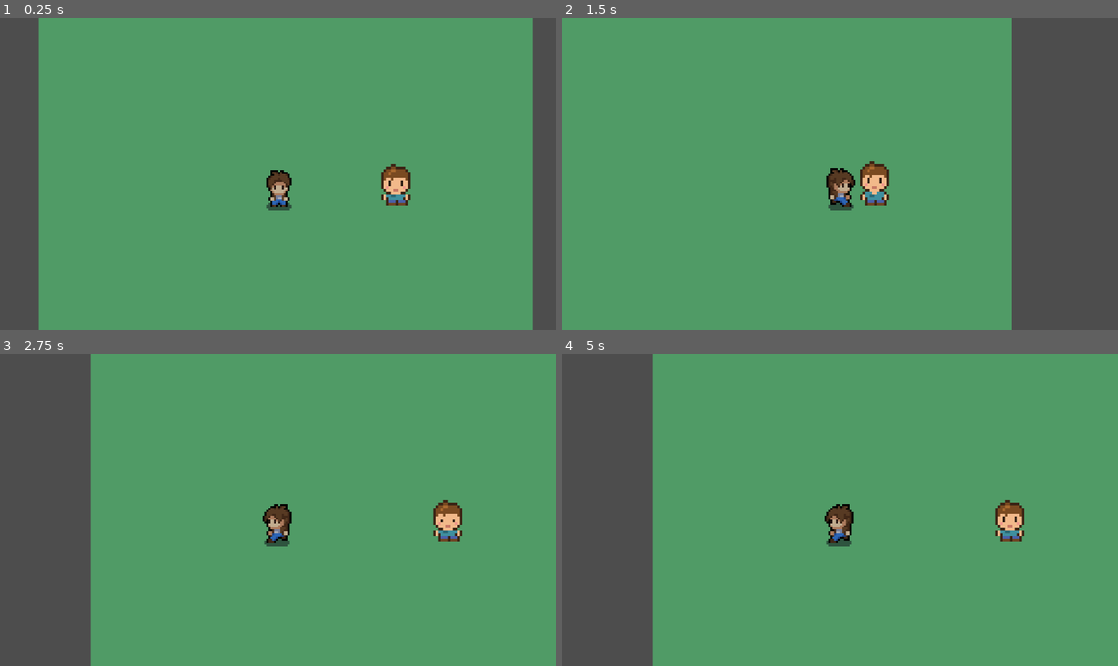
Above: before the commit, frames 1-4 (two rows, left to right).
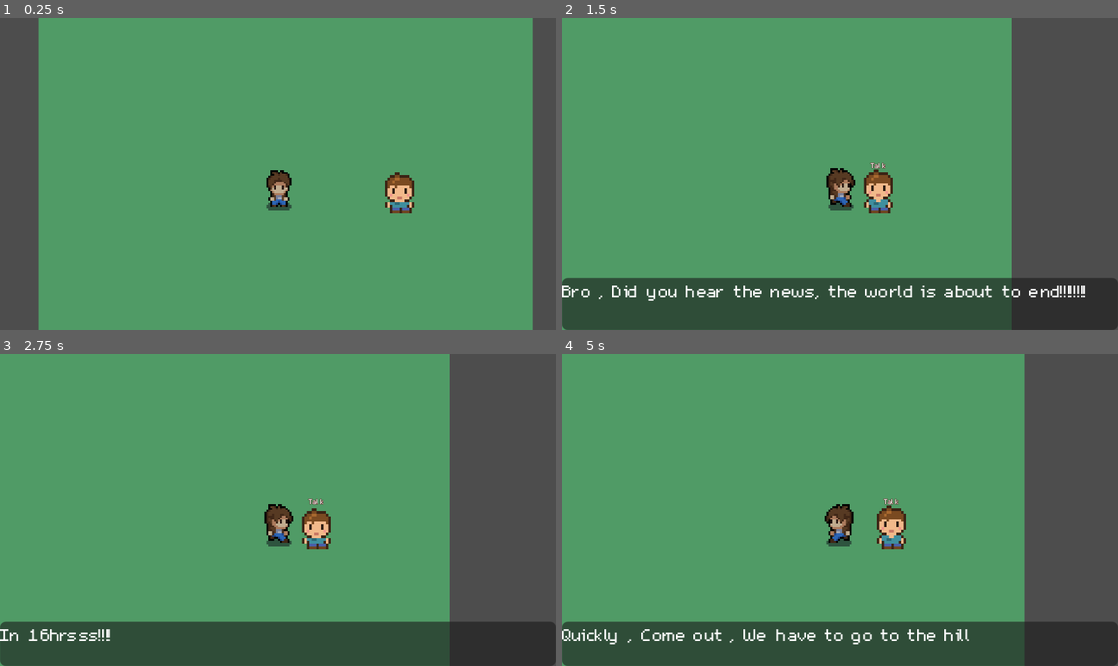
Above: after the commit, the same moments.

Repository: YolalaParrot/TGCGameJam
Game: Godot game, scene res://scenes/world.tscn
Two runs of this game, one before a commit and one after it. Both use one fixed random seed, a clock stepped at 60 frames per second and the inputs below.
Inputs:
- Up to frame 1 (0.25 s): no input
- Up to frame 2 (1.5 s): tap Enter (ui_accept) at 0.5, 0.77 s; hold E (interact) 0.53-1.28 s; hold Right (ui_right) from 0.53 s (still down); tap E (interact) at 1.35 s
- Up to frame 3 (2.75 s): tap Enter (ui_accept) at 1.52 s; release Right (ui_right) at 2.03 s; hold Left (ui_left) from 2.03 s (still down); hold E (interact) from 2.03 s (still down)
- Up to frame 4 (5 s): release Left (ui_left) at 2.78 s; release E (interact) at 2.78 s; hold Right (ui_right) 2.78-4.28 s; tap E (interact) at 2.85, 4.35 s; tap Enter (ui_accept) at 3.02, 3.77, 4.52 s; hold E (interact) 3.53-4.28 s; tap Escape (ui_close_dialog) at 4.15 s; hold Left (ui_left) from 4.28 s (still down)

The runs differ from the first frame. In frame 1, 0.7% of the frame differs, in the area x 68-75%, y 46-63%; in frame 2, 17%; in frame 3, 46%, in the area x 0-100%, y 0-100%; in frame 4, 44%.

Commit message:
Added NPC Speech

Diff:
--- a/TgcGameJam/project.godot
+++ b/TgcGameJam/project.godot
@@ -18,6 +18,7 @@
 [autoload]
 
 GameState="*uid://r0vtbm1elera"
+DialogueBox="*uid://bspsx1u2wouwo"
 
 [display]
 
@@ -32,6 +33,8 @@
 [global_group]
 
 interactable=""
+player=""
+npc=""
 
 [input]
 
--- /dev/null
+++ b/TgcGameJam/scenes/DialogueBox.tscn
@@ -0,0 +1,27 @@
+[gd_scene format=3 uid="uid://bspsx1u2wouwo"]
+
+[ext_resource type="Script" uid="uid://d341pr8a5htw7" path="res://scenes/dialogue_box.gd" id="1_r2og1"]
+[ext_resource type="FontFile" uid="uid://bknfx4r2aon3s" path="res://assets-temp/m5x7.ttf" id="2_giuoe"]
+
+[sub_resource type="LabelSettings" id="LabelSettings_r2og1"]
+font = ExtResource("2_giuoe")
+font_size = 14
+
+[node name="CanvasLayer" type="CanvasLayer" unique_id=784457619]
+script = ExtResource("1_r2og1")
+
+[node name="PanelContainer" type="PanelContainer" parent="." unique_id=1960249409]
+anchors_preset = 12
+anchor_top = 1.0
+anchor_right = 1.0
+anchor_bottom = 1.0
+offset_top = -23.0
+grow_horizontal = 2
+grow_vertical = 0
+
+[node name="VBoxContainer" type="VBoxContainer" parent="PanelContainer" unique_id=1761871527]
+layout_mode = 2
+
+[node name="Dialogue" type="Label" parent="PanelContainer/VBoxContainer" unique_id=570708492]
+layout_mode = 2
+label_settings = SubResource("LabelSettings_r2og1")
--- /dev/null
+++ b/TgcGameJam/scenes/dialogue_box.gd
@@ -0,0 +1,55 @@
+extends CanvasLayer
+@onready var panel: PanelContainer = $PanelContainer
+
+@onready var dialogue: Label = $PanelContainer/VBoxContainer/Dialogue
+var index:=0
+var speaker:String = ""
+var dialogues: Array = []
+var active = false
+
+# Called when the node enters the scene tree for the first time.
+func _ready() -> void:
+	panel.visible = false
+	pass # Replace with function body.
+
+
+# Called every frame. 'delta' is the elapsed time since the previous frame.
+func _process(delta: float) -> void:
+	pass
+
+func _unhandled_input(event: InputEvent) -> void:
+	if not active:
+		return
+	if active and event.is_action_pressed("interact"):
+		index += 1
+		get_viewport().set_input_as_handled()
+		show_current_dialogue()
+	elif event.is_action_pressed("ui_close_dialog"):
+		get_viewport().set_input_as_handled()
+		close_box()
+
+
+func show_current_dialogue():
+	if index>=dialogues.size():
+		close_box()
+		return
+	dialogue.text = dialogues[index]
+
+func close_box():
+	if speaker and speaker in GameState.dialogues and index>=dialogues.size():
+		GameState.dialogues[speaker].counter+=1
+	GameState.gameState.in_dialogue = false
+	panel.visible = false
+	active = false
+
+func show_dialogues(new_speaker: String,new_dialogues: Array):
+	GameState.gameState.in_dialogue = true
+	active = true
+	panel.visible = true
+	speaker = new_speaker
+	dialogues = new_dialogues
+	index = 0
+	if dialogues.is_empty():
+		dialogue.text = "..."
+	else:
+		show_current_dialogue()
--- a/TgcGameJam/scenes/npc.tscn
+++ b/TgcGameJam/scenes/npc.tscn
@@ -1,18 +1,45 @@
 [gd_scene format=3 uid="uid://chuvimfq0blnm"]
 
 [ext_resource type="Script" uid="uid://bjamdicy1rmb7" path="res://scripts/npc.gd" id="1_abqhh"]
+[ext_resource type="Script" uid="uid://d2e0mqbpohyah" path="res://scripts/interactable.gd" id="2_7n8xq"]
+[ext_resource type="FontFile" uid="uid://bknfx4r2aon3s" path="res://assets-temp/m5x7.ttf" id="2_abqhh"]
 
 [sub_resource type="CircleShape2D" id="CircleShape2D_7n8xq"]
 radius = 16.03122
 
-[node name="npc" type="AnimatableBody2D" unique_id=987617997]
+[sub_resource type="LabelSettings" id="LabelSettings_nh2m4"]
+font = ExtResource("2_abqhh")
+font_size = 6
+outline_size = 1
+outline_color = Color(0.30738604, 0.0709007, 0.055149846, 1)
+
+[sub_resource type="CircleShape2D" id="CircleShape2D_4wlns"]
+
+[node name="npc" type="AnimatableBody2D" unique_id=987617997 groups=["npc"]]
 script = ExtResource("1_abqhh")
 
-[node name="Interactable" type="Area2D" parent="." unique_id=1725258466 groups=["interactable"]]
+[node name="Interactable" type="Area2D" parent="." unique_id=1725258466 groups=["interactable", "npc"]]
 collision_layer = 2
+script = ExtResource("2_7n8xq")
 
 [node name="CollisionShape2D" type="CollisionShape2D" parent="Interactable" unique_id=818352050]
-position = Vector2(57, 8)
+position = Vector2(0, -1)
 shape = SubResource("CircleShape2D_7n8xq")
 
+[node name="Label" type="Label" parent="Interactable" unique_id=751770322]
+offset_left = -8.0
+offset_top = -20.0
+offset_right = 9.0
+offset_bottom = -14.0
+label_settings = SubResource("LabelSettings_nh2m4")
+horizontal_alignment = 1
+
+[node name="AnimatedSprite2D" type="AnimatedSprite2D" parent="." unique_id=236355110]
+position = Vector2(0, -4)
+scale = Vector2(1.25, 1.4375001)
+autoplay = "default"
+
+[node name="CollisionShape2D" type="CollisionShape2D" parent="." unique_id=643911397]
+shape = SubResource("CircleShape2D_4wlns")
+
 [connection signal="body_entered" from="Interactable" to="." method="on_enter"]
--- a/TgcGameJam/scenes/player.tscn
+++ b/TgcGameJam/scenes/player.tscn
@@ -289,7 +289,6 @@
 }]
 
 [sub_resource type="CircleShape2D" id="CircleShape2D_giyli"]
-radius = 9.0
 
 [sub_resource type="CircleShape2D" id="CircleShape2D_vj8al"]
 radius = 18.027756
@@ -300,7 +299,7 @@
 [node name="AnimatedSprite2D" type="AnimatedSprite2D" parent="." unique_id=1108039948]
 sprite_frames = SubResource("SpriteFrames_bde3n")
 animation = &"side_walk"
-frame_progress = 0.40119
+frame_progress = 0.79575676
 
 [node name="CollisionShape2D" type="CollisionShape2D" parent="." unique_id=1165888745]
 position = Vector2(0, 11)
--- a/TgcGameJam/scenes/world.tscn
+++ b/TgcGameJam/scenes/world.tscn
@@ -17,44 +17,41 @@
 sources/1 = SubResource("TileSetAtlasSource_71j4m")
 sources/2 = SubResource("TileSetAtlasSource_qfnet")
 
-[sub_resource type="AtlasTexture" id="AtlasTexture_i7141"]
+[sub_resource type="AtlasTexture" id="AtlasTexture_71j4m"]
 atlas = ExtResource("5_qfnet")
 region = Rect2(0, 0, 16, 16)
 
-[sub_resource type="AtlasTexture" id="AtlasTexture_4mrxx"]
+[sub_resource type="AtlasTexture" id="AtlasTexture_qfnet"]
 atlas = ExtResource("5_qfnet")
 region = Rect2(16, 0, 16, 16)
 
-[sub_resource type="AtlasTexture" id="AtlasTexture_7r4gi"]
+[sub_resource type="AtlasTexture" id="AtlasTexture_i7141"]
 atlas = ExtResource("5_qfnet")
 region = Rect2(32, 0, 16, 16)
 
-[sub_resource type="AtlasTexture" id="AtlasTexture_w7kh3"]
+[sub_resource type="AtlasTexture" id="AtlasTexture_4mrxx"]
 atlas = ExtResource("5_qfnet")
-region = Rect2(48, 0, 16, 16)
+region = Rect2(0, 0, 16, 16)
 
-[sub_resource type="SpriteFrames" id="SpriteFrames_e3hyu"]
+[sub_resource type="SpriteFrames" id="SpriteFrames_giuoe"]
 animations = [{
 "frames": [{
+"duration": 1.0,
+"texture": SubResource("AtlasTexture_71j4m")
+}, {
+"duration": 1.0,
+"texture": SubResource("AtlasTexture_qfnet")
+}, {
 "duration": 1.0,
 "texture": SubResource("AtlasTexture_i7141")
 }, {
 "duration": 1.0,
 "texture": SubResource("AtlasTexture_4mrxx")
-}, {
-"duration": 1.0,
-"texture": SubResource("AtlasTexture_7r4gi")
-}, {
-"duration": 1.0,
-"texture": SubResource("AtlasTexture_w7kh3")
 }],
 "loop": 1,
-"name": &"default",
+"name": &"idle",
 "speed": 5.0
 }]
-
-[sub_resource type="CircleShape2D" id="CircleShape2D_giyli"]
-radius = 9.0
 
 [node name="world" type="Node2D" unique_id=399076867]
 
@@ -63,7 +60,7 @@
 format = 2
 layer_0/tile_data = PackedInt32Array(-131070, 2, 0, -262144, 2, 0, -262143, 2, 0, -262142, 2, 0, -262141, 2, 0, -262140 …(3517 unchanged characters)…
 
-[node name="player" parent="." unique_id=1772785746 instance=ExtResource("1_nnsk1")]
+[node name="player" parent="." unique_id=1772785746 groups=["Player", "player"] instance=ExtResource("1_nnsk1")]
 position = Vector2(-4, -1)
 
 [node name="Camera2D" type="Camera2D" parent="player" unique_id=699272178]
@@ -77,14 +74,11 @@
 [node name="NPCs" type="Node" parent="." unique_id=794647156]
 
 [node name="npc1" parent="NPCs" unique_id=987617997 instance=ExtResource("4_71j4m")]
+position = Vector2(59, 12)
+NPC_Name = "npc1"
+frames = SubResource("SpriteFrames_giuoe")
 
-[node name="AnimatedSprite2D" type="AnimatedSprite2D" parent="NPCs/npc1" unique_id=680245748]
-position = Vector2(57, 4)
-scale = Vector2(1.25, 1.4375001)
-sprite_frames = SubResource("SpriteFrames_e3hyu")
-autoplay = "default"
-frame_progress = 0.5916376
-
-[node name="CollisionShape2D" type="CollisionShape2D" parent="NPCs/npc1" unique_id=441172648]
-position = Vector2(57, 8)
-shape = SubResource("CircleShape2D_giyli")
+[node name="npc2" parent="NPCs" unique_id=1087869338 instance=ExtResource("4_71j4m")]
+position = Vector2(59, 12)
+NPC_Name = "npc2"
+frames = SubResource("SpriteFrames_giuoe")
--- a/TgcGameJam/scripts/GameState.gd
+++ b/TgcGameJam/scripts/GameState.gd
@@ -3,11 +3,14 @@
 var flags := {
 	"met_friend":false
 }
-# Called when the node enters the scene tree for the first time.
-func _ready() -> void:
-	pass # Replace with function body.
 
+var gameState := {
+	"in_dialogue":false
+}
 
-# Called every frame. 'delta' is the elapsed time since the previous frame.
-func _process(delta: float) -> void:
-	pass
+#Initial Dialogues(We will be changing these)
+var dialogues := {
+	"npc1":{"counter":0,"dialogues":{0:["Bro , Did you hear the news, the world is about to end!!!!!!!!
+","In 16hrsss!!!!"],1:["Quickly , Come out , We have to go to the hill"],
+}}
+}
--- /dev/null
+++ b/TgcGameJam/scripts/interactable.gd
@@ -0,0 +1,18 @@
+extends Area2D
+@onready var label: Label = $Label
+@onready var npc: AnimatableBody2D = $".."
+
+
+signal interacted
+
+func focus():
+	if owner.NPC_Name in GameState.dialogues:
+		label.text = "Talk"
+	else:
+		label.text = ""
+
+func unfocus():
+	label.text = ""
+
+func interact():
+	interacted.emit()
--- a/TgcGameJam/scripts/npc.gd
+++ b/TgcGameJam/scripts/npc.gd
@@ -1,19 +1,24 @@
 extends AnimatableBody2D
+@onready var interactable: Area2D = $Interactable
+@export var NPC_Name:String = "NPC"
 
-@onready var npc: AnimatableBody2D = $"."
-@onready var player: CharacterBody2D = $"../../player"
-var interact := false
+@export var frames: SpriteFrames
+@onready var anim: AnimatedSprite2D = $AnimatedSprite2D
 
-# Called when the node enters the scene tree for the first time.
 func _ready() -> void:
-	pass # Replace with function body.
+	interactable.interacted.connect(_on_interacted)
+	if frames:
+		anim.sprite_frames = frames
+		anim.play("idle")
 
 
-# Called every frame. 'delta' is the elapsed time since the previous frame.
-func _process(delta: float) -> void:
-	pass
-
-
-func on_enter(body: Node2D) -> void:
-
-	pass # Replace with function body.
+func _on_interacted():
+	var npc_dialogue_data = GameState.dialogues[NPC_Name]
+	var npc_dialogues = npc_dialogue_data.dialogues
+	var npc_counter = npc_dialogue_data.counter%npc_dialogues.size()
+	print(npc_dialogues[npc_counter])
+	if npc_counter in npc_dialogues:
+		DialogueBox.show_dialogues(NPC_Name,npc_dialogues[npc_counter])
+	else:
+		print("")
+	print("Bro , Did you hear , the world is about to end!!!!!!!!")
--- a/TgcGameJam/scripts/player.gd
+++ b/TgcGameJam/scripts/player.gd
@@ -31,7 +31,7 @@
 var current_dir = "none"
 
 @onready var interact_sensor: Area2D = $InteractSensor
-var current_interactable:Area2D = null
+@export var current_interactable:Area2D = null
 
 
 func _ready() -> void:
@@ -39,6 +39,8 @@
 
 
 func _physics_process(delta: float) -> void:
+	if GameState.gameState.in_dialogue:
+		return
 	player_movement(delta)
 	find_best_interactable()
 
@@ -103,14 +105,22 @@
 	var best:Area2D = null
 	for area in interactable_areas:
 		if area.is_in_group("interactable"):
-			var d := global_position.distance_to(area.global_position)
-			if d<best_dist:
-				best_dist = d
-				best = area
+			if not (area.is_in_group("npc") and area.npc.NPC_Name not in GameState.dialogues):
+				var d := global_position.distance_to(area.global_position)
+				if d<best_dist:
+					best_dist = d
+					best = area
 	if best==current_interactable:
 		return
+	if current_interactable:
+		current_interactable.unfocus()
 	current_interactable = best
+	if current_interactable:
+		current_interactable.focus()
 
 func _unhandled_input(event: InputEvent) -> void:
+	if GameState.gameState.in_dialogue:
+		return
 	if event.is_action_pressed("interact") and current_interactable:
-		print("Bro , Did you hear , the world is about to end!!!!!!!!")
+		current_interactable.interact()
+		get_viewport().set_input_as_handled()
Binary file added: TgcGameJam/assets-temp/m5x7.ttf
Not shown, added: TgcGameJam/assets-temp/m5x7.ttf.import
Not shown, added: TgcGameJam/scenes/dialogue_box.gd.uid
Not shown, added: TgcGameJam/scripts/interactable.gd.uid
